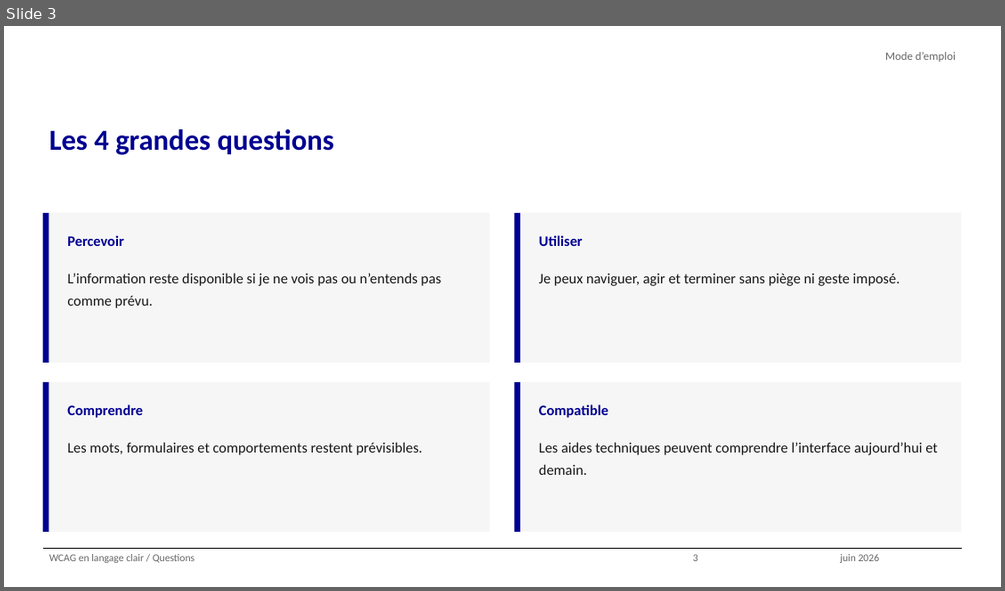
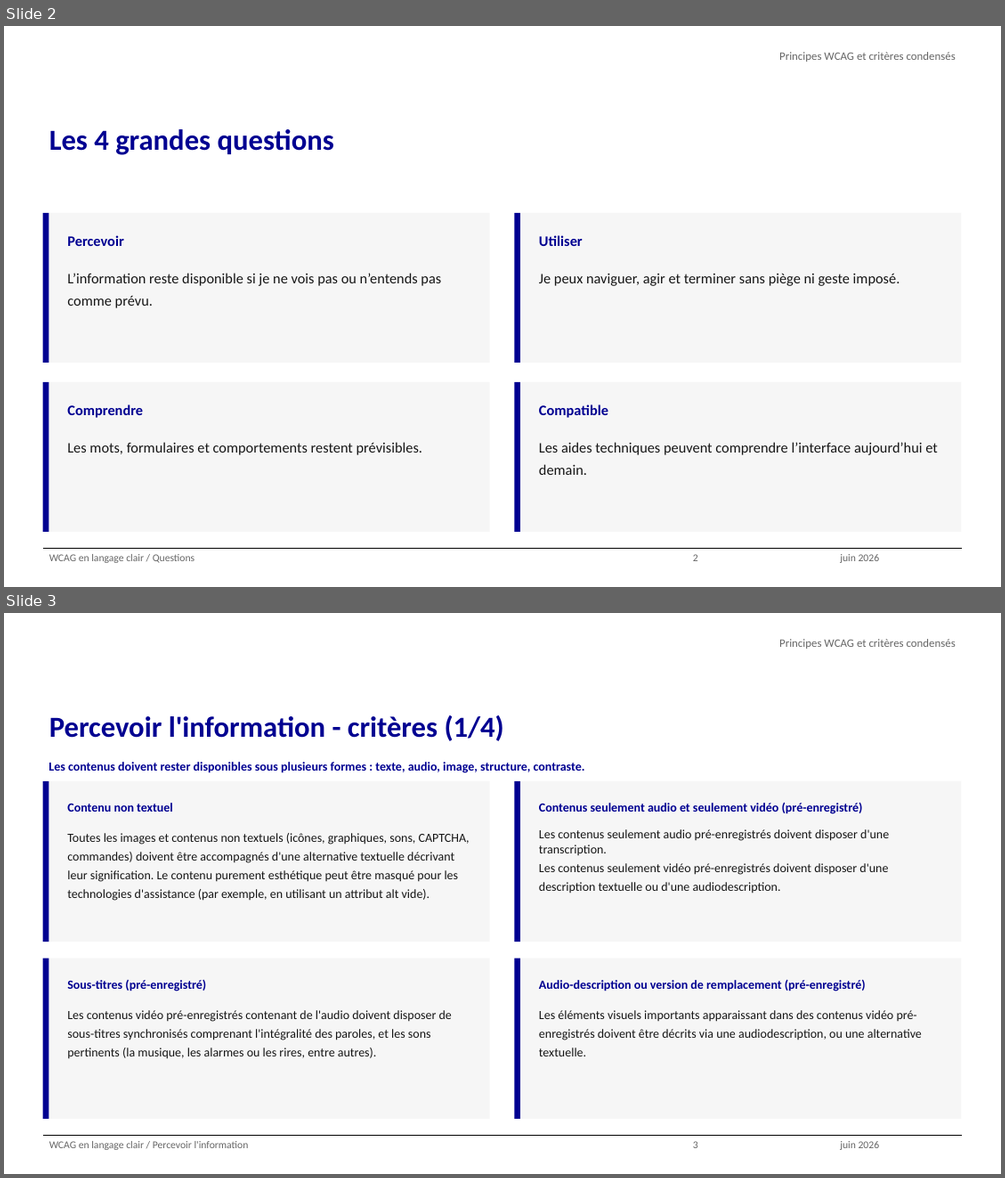
Before and after one commit to alexandra-guiderdoni/usine-fabrication-igpde-102846-ay11, a slide deck: WCAG en langage clair - condensé.pptx. Shown one above the other, each under a label of ours: slide 3 before the commit, slides 2 and 3 after it. The pictures are 1005x591 and 1005x1178 pixels, drawn with LibreOffice and Linux fonts; fonts in the diff are those of the drawing; background and template pictures are left out. Boxes give left, top, right and bottom in pixels: in the first picture for what was removed or moved away, otherwise in the second. Text is boxed around its words. In the diff, an @@ line names an element or a change of style, - is before the commit and + after.

```diff
--- a/WCAG en langage clair - condensé.pptx
+++ b/WCAG en langage clair - condensé.pptx
@@ slide 3 added at [4,613,1001,1174], background #FFFFFF; not listed: 1 template element that a slide beside it also shows @@
@@ text added at [779,639,955,649], 11 pt, text #666666 @@
+Principes WCAG et critères condensés
@@ title added at [49,715,504,741], 28 pt, text #000091, bold @@
+Percevoir l'information - critères (1/4)
@@ text added at [48,762,585,773], 12 pt, text #000091, bold @@
+Les contenus doivent rester disponibles sous plusieurs formes : texte, audio, image, structure, contraste.
@@ rectangle added at [43,781,48,942], fill #000091 @@
@@ rectangle added at [48,781,489,942], fill #F6F6F6 @@
@@ rectangle added at [514,781,520,942], fill #000091 @@
@@ rectangle added at [520,781,961,942], fill #F6F6F6 @@
@@ text added at [67,803,173,811], 12 pt, text #000091, bold @@
+Contenu non textuel
@@ text added at [539,803,863,814], 12 pt, text #000091, bold @@
+Contenus seulement audio et seulement vidéo (pré-enregistré)
@@ text added at [67,833,469,900], 12 pt, text #161616 @@
+Toutes les images et contenus non textuels (icônes, graphiques, sons, CAPTCHA, commandes) doivent être accompagnés d'une alternative textuelle décrivant leur signification. Le contenu purement esthétique peut être masqué pour les technologies d'assistance (par exemple, en utilisant un attribut alt vide).
@@ text added at [539,829,889,893], 12 pt, text #161616 @@
+Les contenus seulement audio pré-enregistrés doivent disposer d'une transcription.
+Les contenus seulement vidéo pré-enregistrés doivent disposer d'une description textuelle ou d'une audiodescription.
@@ rectangle added at [43,958,48,1119], fill #000091 @@
@@ rectangle added at [48,958,489,1119], fill #F6F6F6 @@
@@ rectangle added at [514,958,520,1119], fill #000091 @@
@@ rectangle added at [520,958,961,1119], fill #F6F6F6 @@
@@ text added at [67,980,206,991], 12 pt, text #000091, bold @@
+Sous-titres (pré-enregistré)
@@ text added at [539,980,866,991], 12 pt, text #000091, bold @@
+Audio-description ou version de remplacement (pré-enregistré)
@@ text added at [67,1010,452,1059], 12 pt, text #161616 @@
+Les contenus vidéo pré-enregistrés contenant de l'audio doivent disposer de sous-titres synchronisés comprenant l'intégralité des paroles, et les sons pertinents (la musique, les alarmes ou les rires, entre autres).
@@ text added at [539,1010,922,1056], 12 pt, text #161616 @@
+Les éléments visuels importants apparaissant dans des contenus vidéo pré-enregistrés doivent être décrits via une audiodescription, ou une alternative textuelle.
@@ text added at [49,1141,249,1150], 10 pt, text #666666 @@
+WCAG en langage clair / Percevoir l'information
@@ text added at [693,1141,698,1148], 10 pt, text #666666 @@
+3
@@ text added at [840,1141,880,1150], 10 pt, text #666666 @@
+juin 2026
@@ what was slide 3 is now slide 2 @@
@@ slide 2 changed as well @@
@@ text at [779,52,955,62]: text changed @@
-Mode d’emploi
+Principes WCAG et critères condensés
```
Also in this commit, not shown: 1 other slide changed, 10 other slides added, 21 slides removed, 4 other files.
